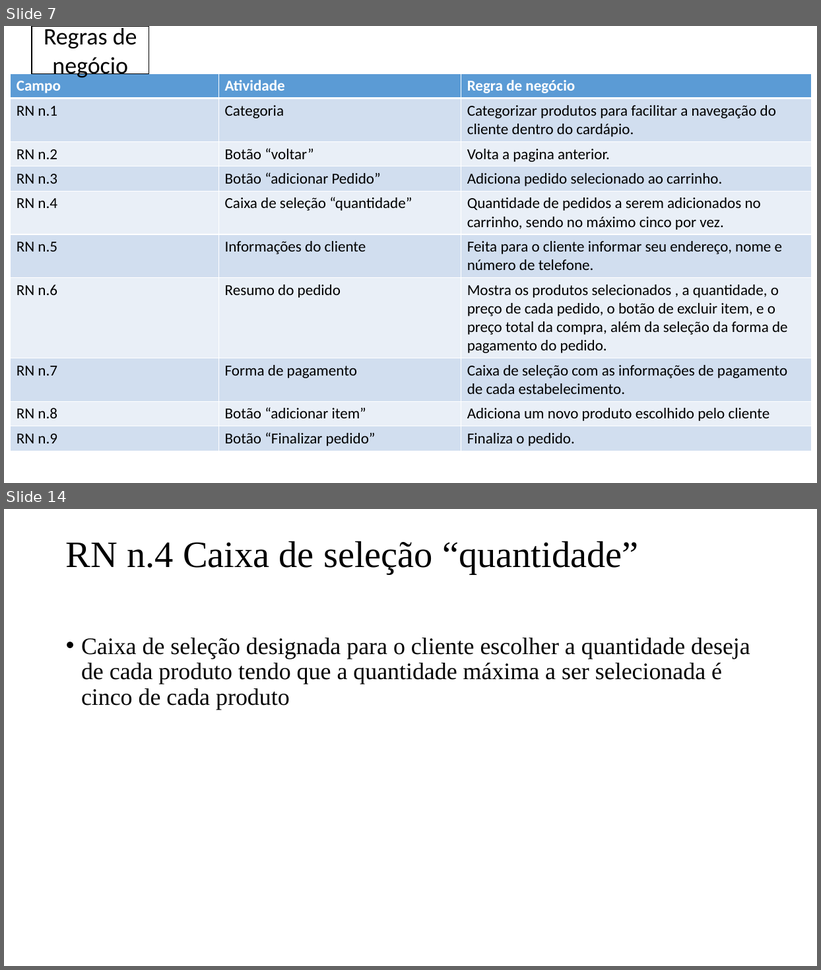
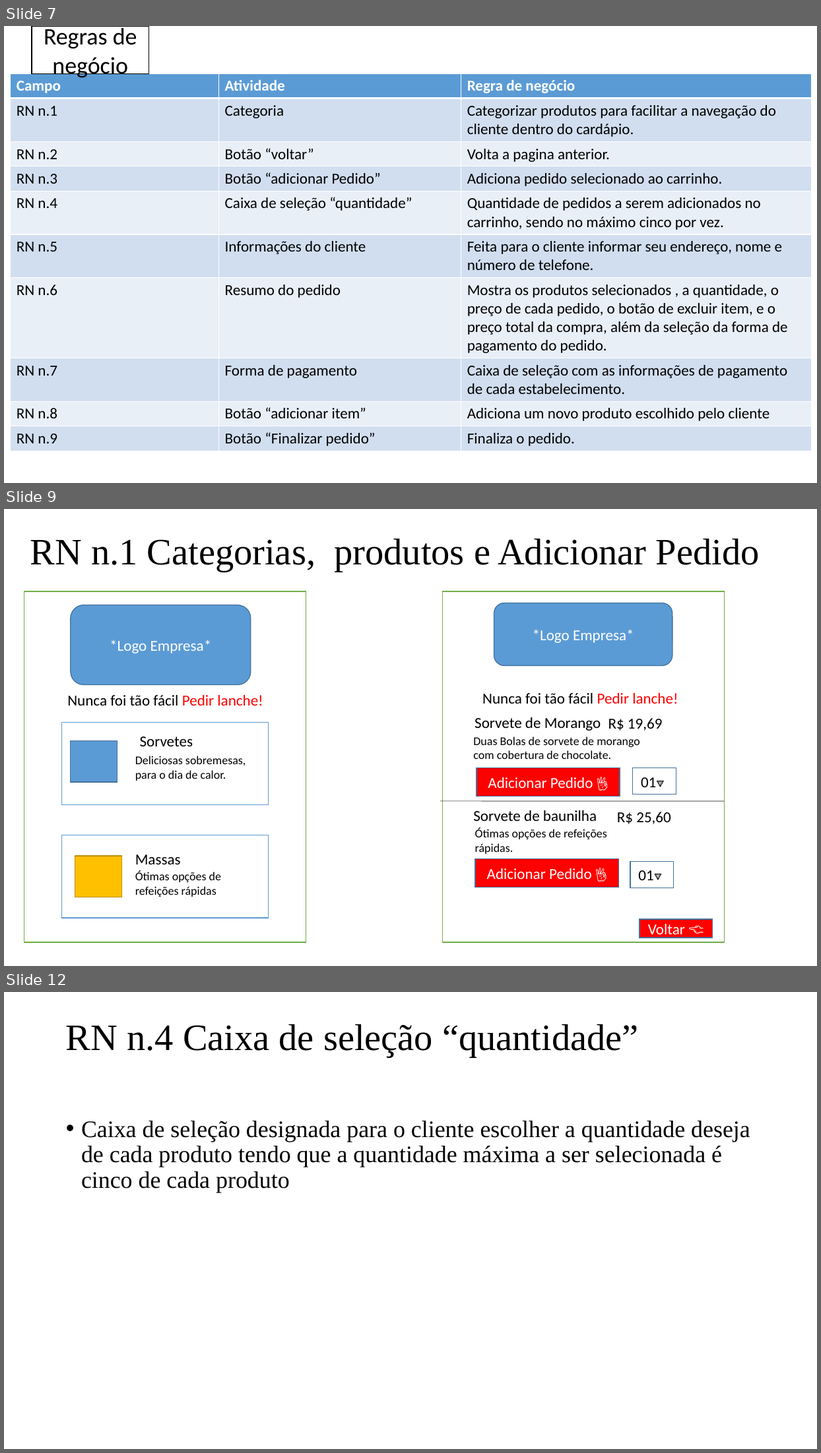
Before and after one commit to PedroAssencao/Cardapio, a slide deck: CárdapioV3_Tunado-20230509T171111Z-001/DER Modelo Conceitual [Salvo automaticamente] (1).pptx. Shown one above the other, each under a label of ours: slides 7 and 14 before the commit, slides 7, 9 and 12 after it; the slides between them are not shown. The pictures are 821x970 and 821x1453 pixels, drawn with LibreOffice and Linux fonts; fonts in the diff are those of the drawing. Boxes give left, top, right and bottom in pixels: in the first picture for what was removed or moved away, otherwise in the second. Text is boxed around its words. In the diff, an @@ line names an element or a change of style, - is before the commit and + after.

```diff
--- a/CárdapioV3_Tunado-20230509T171111Z-001/DER Modelo Conceitual [Salvo automaticamente] (1).pptx
+++ b/CárdapioV3_Tunado-20230509T171111Z-001/DER Modelo Conceitual [Salvo automaticamente] (1).pptx
@@ slide 9 added at (4, 509, 817, 966), background #FFFFFF @@
@@ text added at (30, 538, 760, 572), 44 pt, text #000000 @@
+RN n.1 Categorias, produtos e Adicionar Pedido
@@ rectangle added at (24, 591, 306, 943), fill #FFFFFF, outline #70AD47 1 pt @@
@@ rounded rectangle added at (71, 605, 251, 685), fill #5B9BD5, outline #43739E 1 pt, 18 pt, text #FFFFFF @@
+*Logo Empresa*
@@ rectangle added at (443, 591, 725, 943), fill #FFFFFF, outline #70AD47 1 pt @@
@@ rounded rectangle added at (494, 603, 673, 666), fill #5B9BD5, outline #43739E 1 pt, 18 pt, text #FFFFFF @@
+*Logo Empresa*
@@ text added at (67, 695, 263, 706), 18 pt, text #000000 @@
+Nunca foi tão fácil Pedir lanche!
@@ text added at (482, 693, 678, 704), 18 pt, text #000000 @@
+Nunca foi tão fácil Pedir lanche!
@@ rectangle added at (61, 722, 268, 805), fill #FFFFFF, outline #5B9BD5 1 pt @@
@@ text added at (475, 718, 601, 731), 18 pt, text #000000 @@
+Sorvete de Morango
@@ text added at (609, 718, 663, 731), 18 pt, text #000000 @@
+R$ 19,69
@@ rectangle added at (71, 741, 118, 782), fill #5B9BD5, outline #43739E 1 pt @@
@@ text added at (140, 737, 193, 747), 18 pt, text #000000 @@
+Sorvetes
@@ text added at (473, 737, 640, 759), 14 pt, text #000000 @@
+Duas Bolas de sorvete de morango com cobertura de chocolate.
@@ text added at (135, 756, 246, 781), 14 pt, text #000000 @@
+Deliciosas sobremesas, para o dia de calor.
@@ rectangle added at (477, 768, 620, 797), fill #FF0000, outline #43739E 1 pt, 18 pt, text #FFFFFF @@
+Adicionar Pedido 👌
@@ rectangle added at (633, 768, 677, 795), fill #FFFFFF, outline #43739E 1 pt, 18 pt, text #000000 @@
+01🔽
@@ line added from (440, 801) to (725, 802), #000000 0.5 pt @@
@@ text added at (473, 811, 597, 821), 18 pt, text #000000 @@
+Sorvete de baunilha
@@ text added at (617, 812, 671, 824), 18 pt, text #000000 @@
+R$ 25,60
@@ rectangle added at (61, 835, 268, 918), fill #FFFFFF, outline #5B9BD5 1 pt @@
@@ text added at (475, 828, 607, 854), 14 pt, text #000000 @@
+Ótimas opções de refeições rápidas.
@@ rectangle added at (75, 856, 121, 898), fill #FFC000, outline #BD8E00 1 pt @@
@@ text added at (135, 855, 181, 865), 18 pt, text #000000 @@
+Massas
@@ rectangle added at (475, 859, 619, 888), fill #FF0000, outline #43739E 1 pt, 18 pt, text #FFFFFF @@
+Adicionar Pedido 👌
@@ rectangle added at (630, 861, 674, 888), fill #FFFFFF, outline #43739E 1 pt, 18 pt, text #000000 @@
+01🔽
@@ text added at (135, 871, 221, 897), 14 pt, text #000000 @@
+Ótimas opções de refeições rápidas
@@ rectangle added at (640, 920, 712, 938), fill #FF0000, outline #43739E 1 pt, 18 pt, text #FFFFFF @@
+Voltar 👈
@@ what was slide 14 is now slide 12 @@
```
Also in this commit, not shown: 3 slides changed, 1 other slide added, 4 slides removed, 28 other files.
